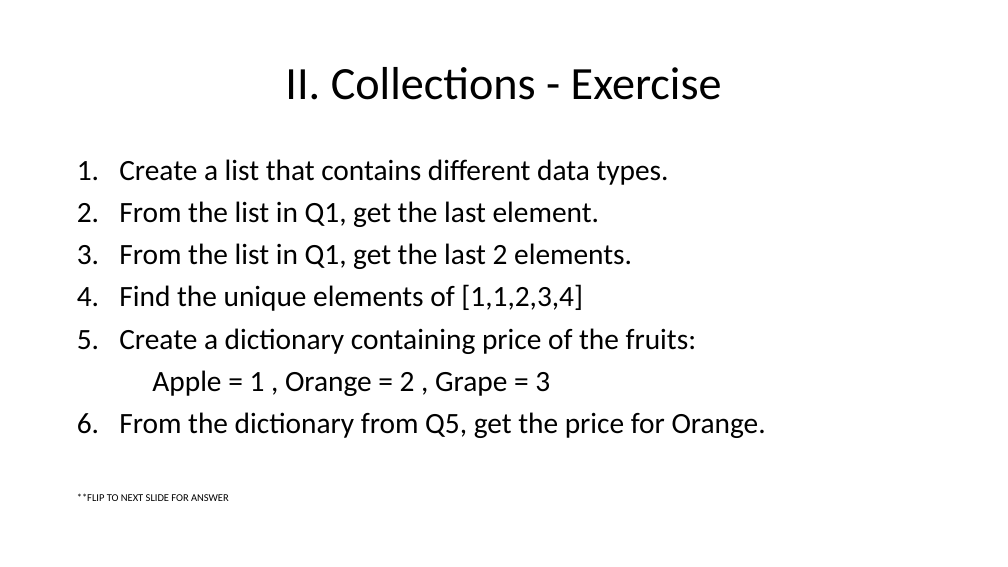
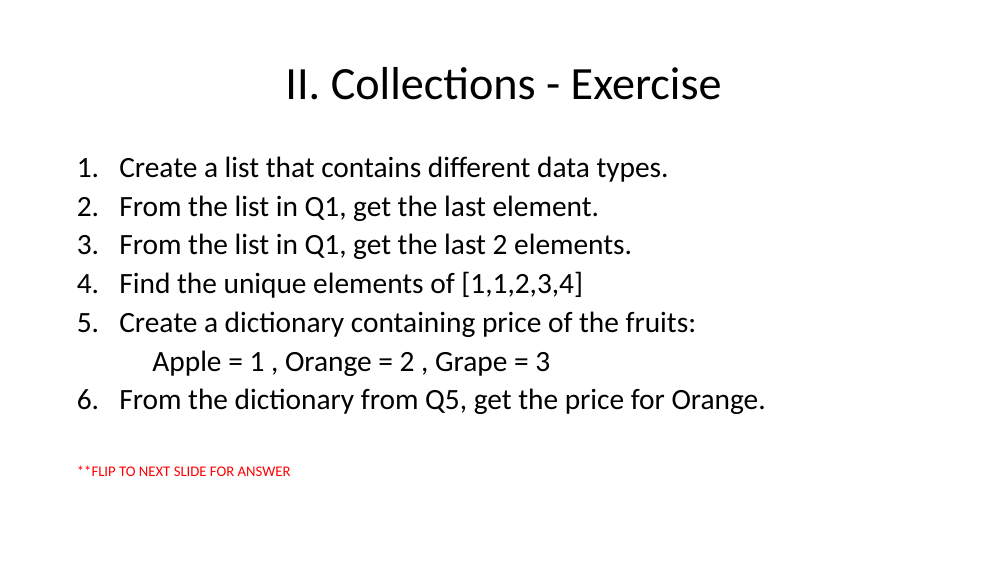
Before and after one commit to henrywma/foConnect, a slide deck: slide 7 of Python guide.pptx (slide 8 before the commit). Drawn at 1008x567 pixels with LibreOffice and Linux fonts; fonts in the diff are those of the drawing. Boxes give left, top, right and bottom in pixels: in the first picture for what was removed or moved away, otherwise in the second. Text is boxed around its words. In the diff, an @@ line names an element or a change of style, - is before the commit and + after.

```diff
--- a/Python guide.pptx
+++ b/Python guide.pptx
@@ text "Create a list that contains ..." at (x1=77, y1=156, x2=766, y2=476): size 10 to 14 pt, text colour #000000 to #FF0000 in "**FLIP TO NEXT SLIDE FOR ANSWER"; line spacing 0.9 to 0.8 @@
```
Also in this commit, not shown: 11 other slides changed.
